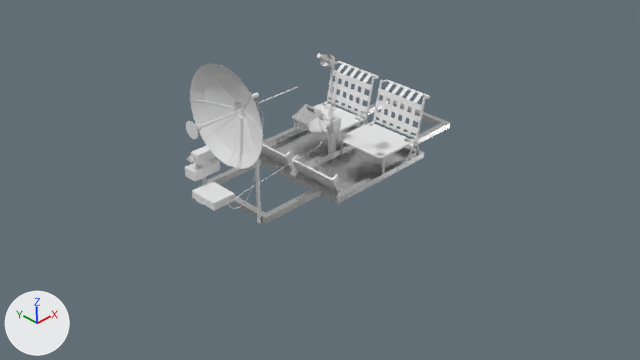
An edit to the Blender file nasa-lunar-rover.blend, drawn before and after from the same camera.
Before and after are seen from the file's camera 'Camera'. Arrows for +X, +Y and +Z are at lower left; the lights stay in place.

In view in the first picture: 'C&D Console LP', 'C&D Console Mount LP', 'Chair Back Seat', 'Chair Back Seat.001', 'Chair Bottom Seat', 'Chair Bottom Seat.001', 'Chair LP', 'Footrest LP', 'Frame LP', 'High Gain Antenna Data Cable', 'High Gain Antenna LP', 'Joystick LP', 'Low Gain Antenna LP', 'Low Gain Data Cable', 'Lunar Communications Relay Unit LP', 'Television Camera LP'.
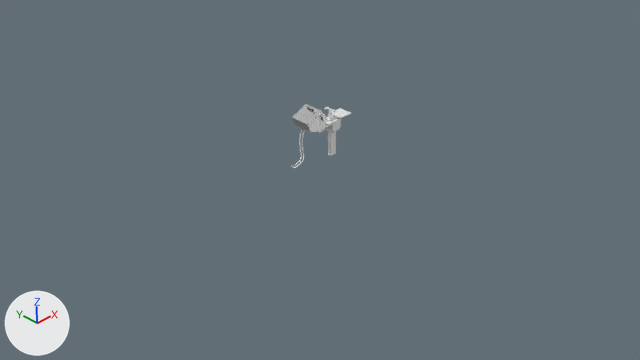
Commit message: Rounded Joystick ends

Where the newer file only moved an object's origin or applied its transform, the numbers keep the older frame.

What differs and where, as boxes (x1, y1, x2, y2) in the pictures (640 x 360 px):
'Frame LP', deleted: before (206, 98, 450, 224)
'High Gain Antenna LP', deleted: before (186, 63, 298, 223)
'Chair Back Seat', deleted: before (374, 81, 424, 137)
'Chair Bottom Seat', deleted: before (342, 124, 410, 157)
'Chair Back Seat.001', deleted: before (327, 63, 373, 116)
'Footrest LP', deleted: before (260, 144, 339, 193)
'Chair LP', deleted: before (292, 61, 430, 171)
'Television Camera LP', deleted: before (185, 145, 220, 181)
'Lunar Communications Relay Unit LP', deleted: before (192, 181, 235, 211)
'Chair Bottom Seat.001', deleted: before (313, 104, 360, 133)
'Low Gain Antenna LP', deleted: before (317, 53, 335, 134)
'Low Gain Data Cable', deleted: before (228, 66, 337, 201)
'Joystick LP', moved: before (324, 105, 336, 121); after (324, 107, 336, 121)
'High Gain Antenna Data Cable', deleted: before (225, 107, 263, 209)
'Data Cable LP', added: after (291, 128, 303, 168)
'Data Cable LP.001', added: after (293, 129, 305, 169)
'Television Camera Mount LP', deleted: before (202, 177, 207, 186)
part 1 of me_cube_010, added: after (332, 108, 351, 121)

Diff of the bpy script that builds the scene:
```diff
--- a/nasa-lunar-rover.blend.py
+++ b/nasa-lunar-rover.blend.py
@@ me_cube_010 @@
 # used by ob_c_d_console_mount_lp; location = (1.756, -0.006, 0.699); scale = (0.127, 0.0751, 0.46)
-me_cube_010.from_pydata(...)  # 164 vertices, 112 faces; spans x -2.09..0.48, y -0.93..0.95, z -0.45..0.51
+me_cube_010.from_pydata(...)  # 324 vertices, 222 faces; spans x -2.09..1.65, y -1.1..1.12, z -0.45..0.56
+# me_cube_010 part 1: a new loose piece of 160 vertices spanning x 0.02..1.65, y -1.1..1.12, z 0.48..0.56
@@ cu_beziercurve_001 @@
+cu_beziercurve_001 = bpy.data.curves.new('BezierCurve.001', 'CURVE')
+cu_beziercurve_001.dimensions = '3D'
+_sp = cu_beziercurve_001.splines.new('BEZIER'); _sp.bezier_points.add(1)
+_sp.bezier_points.foreach_set('co', [-0.21, -0.00206, 0.101, 0.00691, 0.0315, -0.29])
+_sp.bezier_points.foreach_set('handle_left', [-0.312, 0.0212, 0.29, -0.298, 0.0315, -0.29])
+_sp.bezier_points.foreach_set('handle_right', [-0.0816, -0.0315, -0.138, 0.312, 0.0315, -0.29])
+for _p, _l, _r in zip(_sp.bezier_points, ['ALIGNED', 'ALIGNED'], ['ALIGNED', 'ALIGNED']): _p.handle_left_type = _l; _p.handle_right_type = _r
+_sp.order_u = 0
+_sp.order_v = 0
+cu_beziercurve_001.use_path = True
+cu_beziercurve_001.use_path_clamp = True
+cu_beziercurve_001.bevel_mode = 'OBJECT'
+cu_beziercurve_001.fill_mode = 'FULL'
+cu_beziercurve_001.bevel_object = ob_data_cable_lp_beziercircle
@@ cu_beziercircle @@
+cu_beziercircle = bpy.data.curves.new('BezierCircle', 'CURVE')
+cu_beziercircle.dimensions = '3D'
+_sp = cu_beziercircle.splines.new('BEZIER'); _sp.bezier_points.add(3)
+_sp.bezier_points.foreach_set('co', [-0.305, 0.0, 0.0, 0.0, 0.305, 0.0, 0.305, 0.0, 0.0, 0.0, -0.305, 0.0])
+_sp.bezier_points.foreach_set('handle_left', [-0.305, -0.168, 0.0, -0.168, 0.305, 0.0, 0.305, 0.168, 0.0, 0.168, -0.305, 0.0])
+_sp.bezier_points.foreach_set('handle_right', [-0.305, 0.168, 0.0, 0.168, 0.305, 0.0, 0.305, -0.168, 0.0, -0.168, -0.305, 0.0])
+for _p, _l, _r in zip(_sp.bezier_points, ['AUTO', 'AUTO', 'AUTO', 'AUTO'], ['AUTO', 'AUTO', 'AUTO', 'AUTO']): _p.handle_left_type = _l; _p.handle_right_type = _r
+_sp.order_u = 0
+_sp.order_v = 0
+_sp.use_cyclic_u = True
+cu_beziercircle.use_path = True
+cu_beziercircle.use_path_clamp = True
+cu_beziercircle.fill_mode = 'FULL'
@@ cu_beziercurve @@
+cu_beziercurve = bpy.data.curves.new('BezierCurve', 'CURVE')
+cu_beziercurve.dimensions = '3D'
+_sp = cu_beziercurve.splines.new('BEZIER'); _sp.bezier_points.add(1)
+_sp.bezier_points.foreach_set('co', [-0.21, -0.00206, 0.101, 0.00691, 0.0315, -0.29])
+_sp.bezier_points.foreach_set('handle_left', [-0.312, 0.0212, 0.29, -0.298, 0.0315, -0.29])
+_sp.bezier_points.foreach_set('handle_right', [-0.0816, -0.0315, -0.138, 0.312, 0.0315, -0.29])
+for _p, _l, _r in zip(_sp.bezier_points, ['ALIGNED', 'ALIGNED'], ['ALIGNED', 'ALIGNED']): _p.handle_left_type = _l; _p.handle_right_type = _r
+_sp.order_u = 0
+_sp.order_v = 0
+cu_beziercurve.use_path = True
+cu_beziercurve.use_path_clamp = True
+cu_beziercurve.bevel_mode = 'OBJECT'
+cu_beziercurve.fill_mode = 'FULL'
+cu_beziercurve.bevel_object = ob_data_cable_lp_beziercircle
@@ ob_low_gain_antenna_lp @@
-ob_low_gain_antenna_lp = bpy.data.objects.new('Low Gain Antenna LP', me_beziercurve_001)
@@ ob_lunar_communications_relay_unit_lp @@
-ob_lunar_communications_relay_unit_lp = bpy.data.objects.new('Lunar Communications Relay Unit LP', me_cube_006)
@@ ob_television_camera_lp @@
-ob_television_camera_lp = bpy.data.objects.new('Television Camera LP', me_cube_007)
@@ ob_television_camera_mount_lp @@
-ob_television_camera_mount_lp = bpy.data.objects.new('Television Camera Mount LP', me_cylinder_004)
@@ ob_high_gain_antenna_lp @@
-ob_high_gain_antenna_lp = bpy.data.objects.new('High Gain Antenna LP', me_tee_joint)
@@ ob_high_gain_antenna_data_cable @@
-ob_high_gain_antenna_data_cable = bpy.data.objects.new('High Gain Antenna Data Cable', me_beziercurve)
@@ ob_low_gain_data_cable @@
-ob_low_gain_data_cable = bpy.data.objects.new('Low Gain Data Cable', me_beziercurve_003)
@@ ob_joystick_lp @@
 ob_joystick_lp = bpy.data.objects.new('Joystick LP', me_cube_008)
-ob_joystick_lp.location = (1.722, -0.005, 1.0)
+ob_joystick_lp.location = (1.722, -0.005, 0.985)
@@ ob_chair_lp @@
-ob_chair_lp = bpy.data.objects.new('Chair LP', me_beziercurve_005)
@@ ob_chair_bottom_seat @@
-ob_chair_bottom_seat = bpy.data.objects.new('Chair Bottom Seat', me_cube)
@@ ob_chair_back_seat @@
-ob_chair_back_seat = bpy.data.objects.new('Chair Back Seat', me_cube_001)
@@ ob_chair_bottom_seat_001 @@
-ob_chair_bottom_seat_001 = bpy.data.objects.new('Chair Bottom Seat.001', me_cube_002)
@@ ob_chair_back_seat_001 @@
-ob_chair_back_seat_001 = bpy.data.objects.new('Chair Back Seat.001', me_cube_003)
@@ ob_footrest_lp @@
-ob_footrest_lp = bpy.data.objects.new('Footrest LP', me_cube_004)
@@ ob_frame_lp @@
-ob_frame_lp = bpy.data.objects.new('Frame LP', me_cube_022)
@@ ob_data_cable_lp_001 @@
+ob_data_cable_lp_001 = bpy.data.objects.new('Data Cable LP.001', cu_beziercurve_001)
+ob_data_cable_lp_001.location = (1.175, 0.018, 0.845)
+ob_data_cable_lp_001.rotation_euler = (0.0, 0.0, -3.142)  # degrees (0, 0, -180)
@@ ob_data_cable_lp_beziercircle @@
+ob_data_cable_lp_beziercircle = bpy.data.objects.new('Data Cable LP BezierCircle', cu_beziercircle)
+ob_data_cable_lp_beziercircle.location = (0.0, 0.0, 0.0)
+ob_data_cable_lp_beziercircle.scale = (0.02, 0.02, 1.0)
@@ ob_data_cable_lp @@
+ob_data_cable_lp = bpy.data.objects.new('Data Cable LP', cu_beziercurve)
+ob_data_cable_lp.location = (1.175, 0.053, 0.845)
+ob_data_cable_lp.rotation_euler = (0.0, 0.0, -3.142)  # degrees (0, 0, -180)
```
